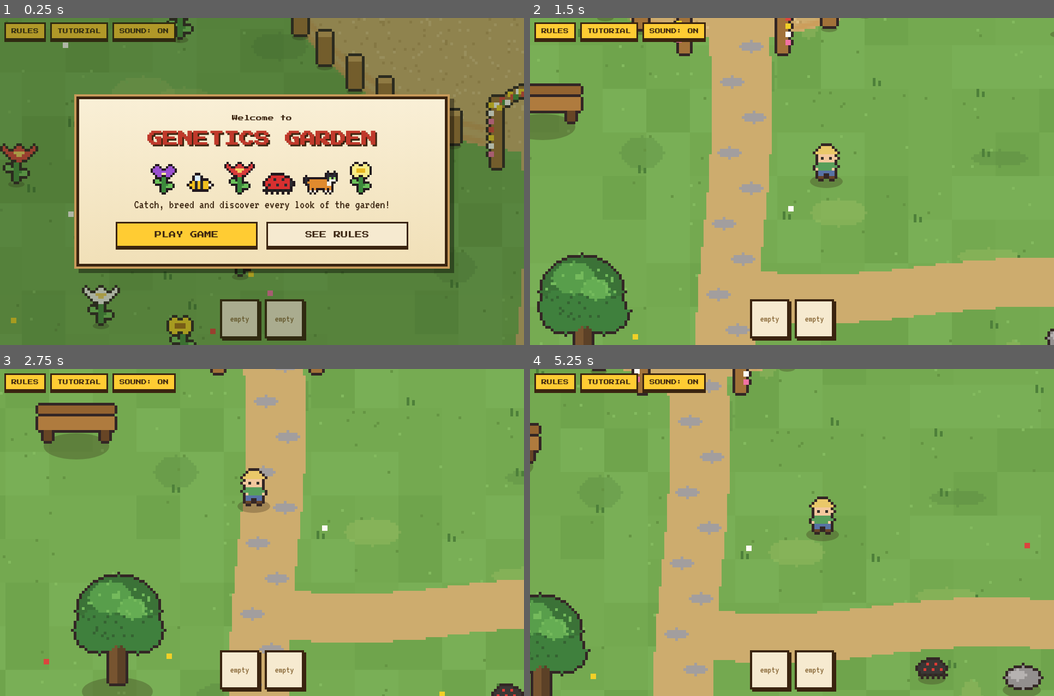
Above: before the commit, frames 1-4 (two rows, left to right).
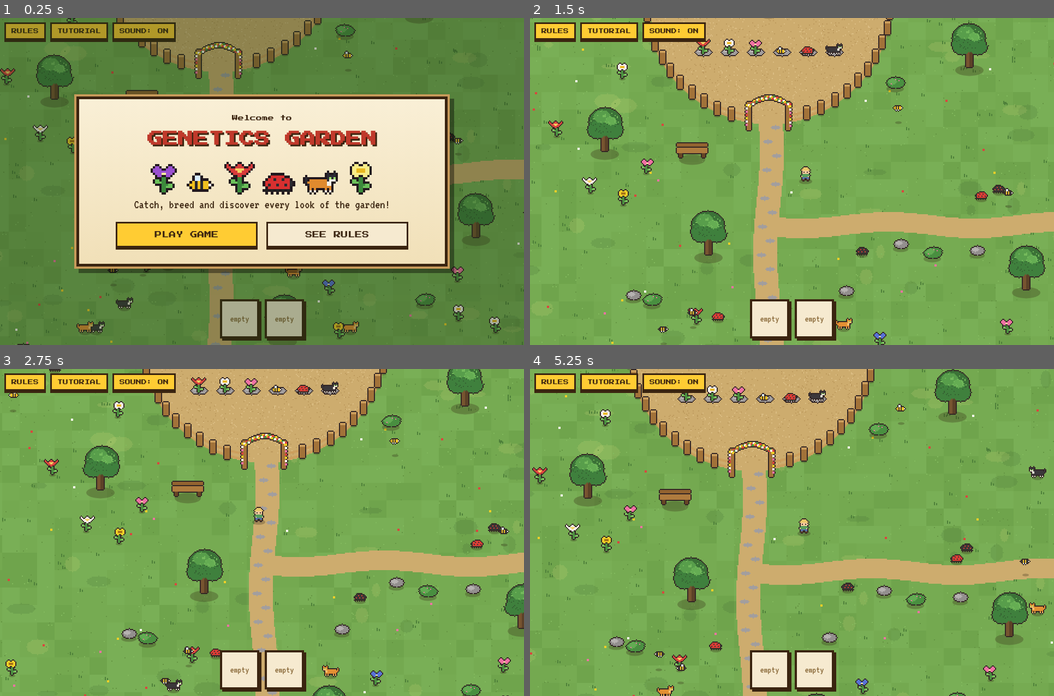
Above: after the commit, the same moments.

Repository: tamanna-2602/genetics-game
Game: browser game, page index.html
Same seed, same stepped clock (60 frames per second), same inputs: the game is played once before the commit and once after it.
Inputs:
- Up to frame 1 (0.25 s): no input
- Up to frame 2 (1.5 s): click "PLAY GAME" at 0.27 s; hold Right from 1.03 s (still down); tap Space at 1.1 s
- Up to frame 3 (2.75 s): release Right at 1.53 s; hold Down 1.58-1.85 s; tap Space at 1.6, 2.1, 2.6 s; hold Left 1.9-2.47 s; hold Up from 2.52 s (still down)
- Up to frame 4 (5.25 s): release Up at 2.82 s; hold Right 2.87-3.53 s; tap Space every 0.5 s from 3.1 to 5.1 s; hold Up 3.58-3.82 s; hold Left 3.87-4.3 s; hold Down 4.35-4.68 s; hold Right 4.73-5.23 s

The runs differ from the first frame. In frame 1, 21% of the frame differs, in the area x 0-100%, y 0-100%; in frame 2, 36%; in frame 3, 32%; in frame 4, 39%.

Commit message:
Adjust zoom level in index.html

Diff:
--- a/index.html
+++ b/index.html
@@ -210,7 +210,7 @@
 const mkc=(si,g,x,y)=>({sp:si,g,k:SP[si].k,x,y,v:rnd()<.5?1:0,tx:x,ty:y,wt:rnd()*3,ph:rnd()*6,face:1,held:null,age:9,mv:0,spd:SPD[SP[si].k]});
 for(let si=0;si<6;si++)for(const g of['a','b'])for(let i=0;i<PER;i++){const[x,y]=spot();cs.push(mkc(si,g,x,y))}
 const P={x:GX,y:GY+GR+50,face:1,mv:0};
-let hand=[null,null],sel=-1,signMsg='',signT=0,T0=0,paused=true,started=false,zoom=2.5,sc=2,dpr=1,cam={x:GX-200,y:GY+60},vw=1,vh=1;
+let hand=[null,null],sel=-1,signMsg='',signT=0,T0=0,paused=true,started=false,zoom=1,sc=2,dpr=1,cam={x:GX-200,y:GY+60},vw=1,vh=1;
 const keys={},joy={x:0,y:0};
 const IX=i=>GX-60+i*24,IY=GY+48; // positions of the six species stones
 
